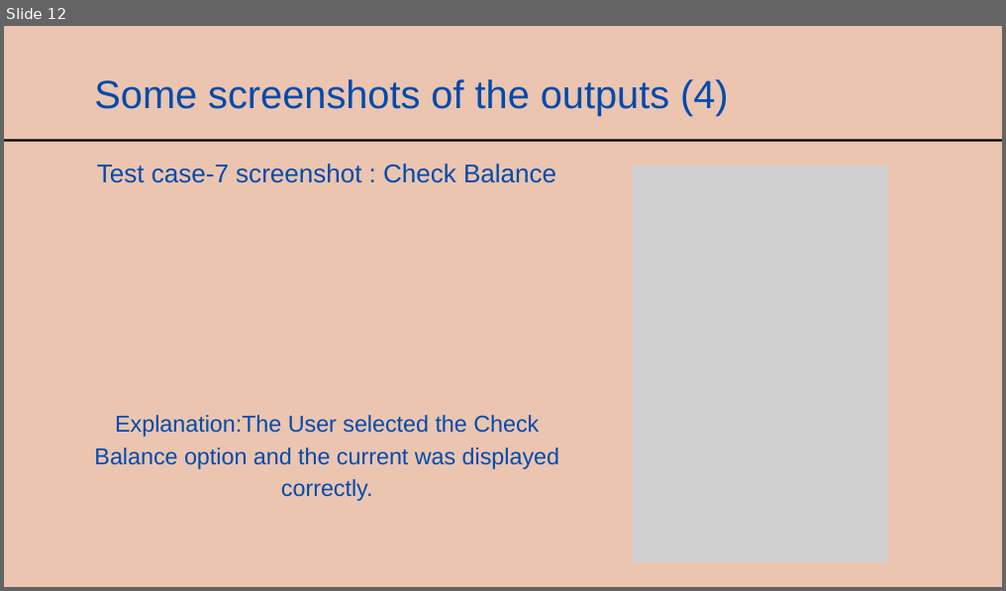
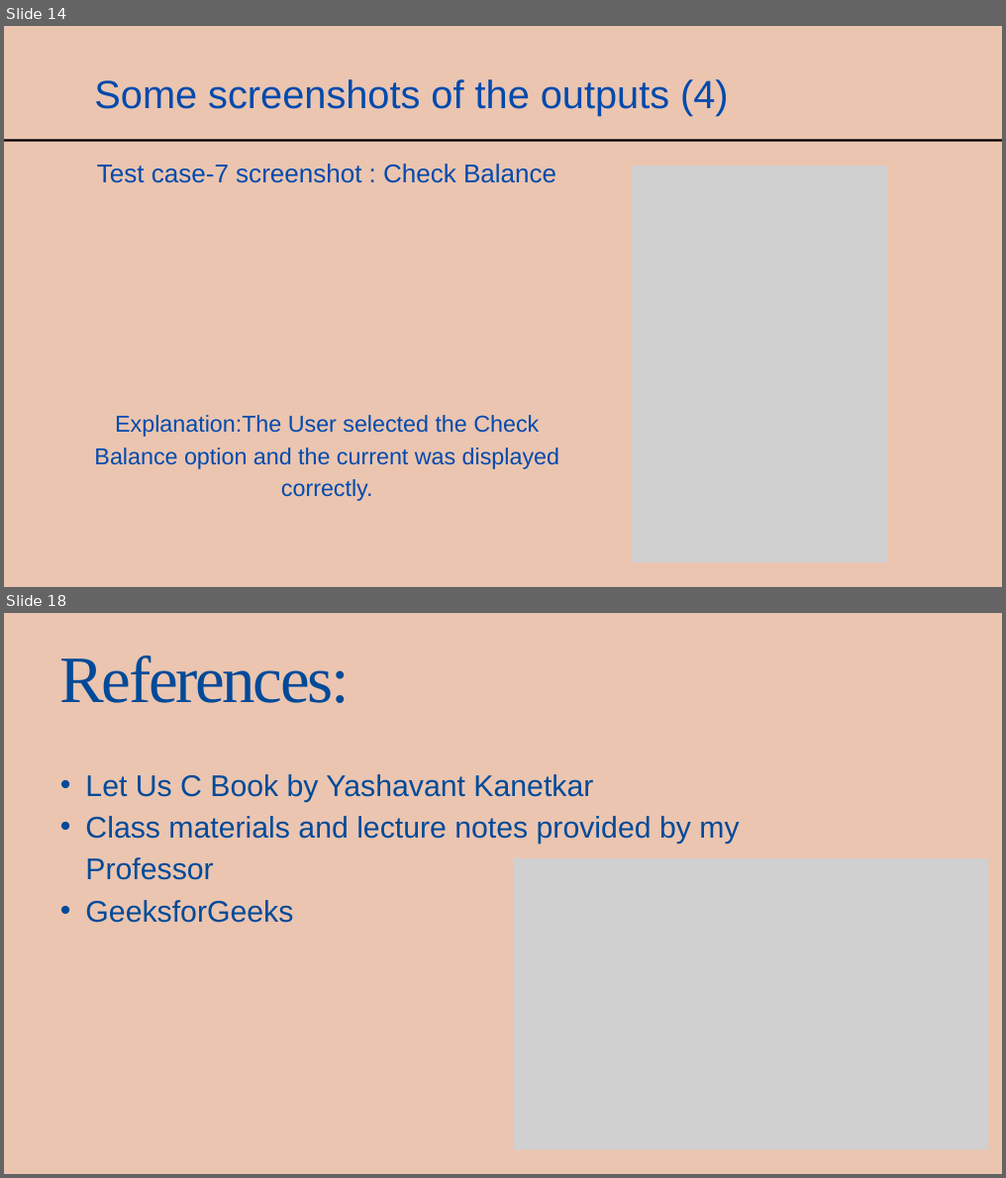
Before and after one commit to PrakharGoyal-coder/C_Project, a slide deck: Presentation-C prog ATM Simulator Project_Prakhar Goyal.pptx. Shown one above the other, each under a label of ours: slide 12 before the commit, slides 14 and 18 after it; the slides between them are not shown. The pictures are 1006x591 and 1006x1178 pixels, drawn with LibreOffice and Linux fonts; fonts in the diff are those of the drawing; grey boxes stand for pictures. Boxes give left, top, right and bottom in pixels: in the first picture for what was removed or moved away, otherwise in the second. Text is boxed around its words. In the diff, an @@ line names an element or a change of style, - is before the commit and + after.

```diff
--- a/Presentation-C prog ATM Simulator Project_Prakhar Goyal.pptx
+++ b/Presentation-C prog ATM Simulator Project_Prakhar Goyal.pptx
@@ slide 18 added at (x1=4, y1=613, x2=1002, y2=1174), background #EBC5B0 @@
@@ text added at (x1=60, y1=656, x2=350, y2=703), 95.6 pt, text #004A99 @@
+References:
@@ text added at (x1=85, y1=774, x2=739, y2=923), 43.2 pt, text #004A99 @@
+  • Let Us C Book by Yashavant Kanetkar
+  • Class materials and lecture notes provided by my Professor
+  • GeeksforGeeks
@@ picture added at (x1=514, y1=859, x2=988, y2=1151) @@
@@ what was slide 12 is now slide 14 @@
```
Also in this commit, not shown: 5 slides changed, 4 other slides added.
